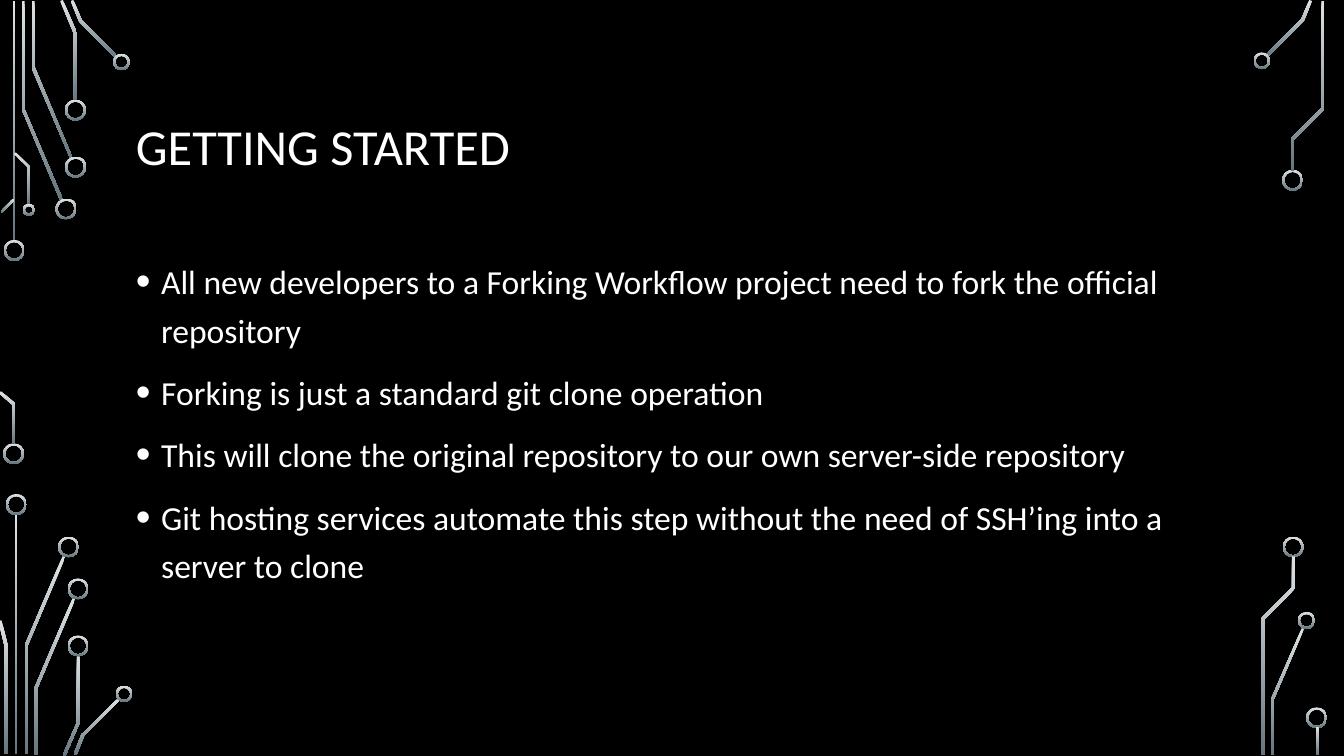
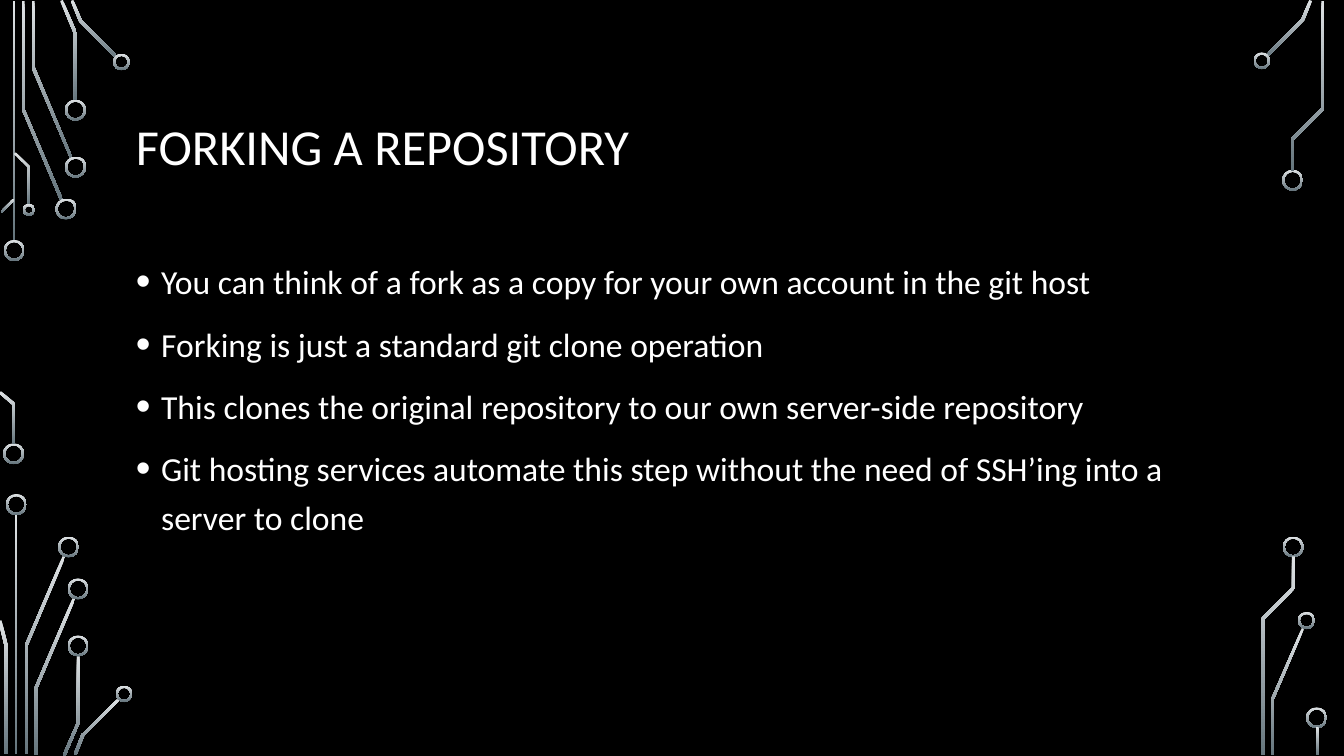
Before and after one commit to onideus/github-101-website, a slide deck: slide 20 of resources/Advanced github topics.pptx (slide 24 before the commit). Drawn at 1344x756 pixels with LibreOffice and Linux fonts; fonts in the diff are those of the drawing; background and template pictures are left out. Boxes give left, top, right and bottom in pixels: in the first picture for what was removed or moved away, otherwise in the second. Text is boxed around its words. In the diff, an @@ line names an element or a change of style, - is before the commit and + after.

```diff
--- a/resources/Advanced github topics.pptx
+++ b/resources/Advanced github topics.pptx
@@ title at (x1=136, y1=132, x2=629, y2=166): text changed @@
-GETTING STARTED
+FORKING A REPOSITORY
@@ text at (x1=161, y1=270, x2=1090, y2=300): text changed @@
-• All new developers to a Forking Workflow project need to fork the official repository
+• You can think of a fork as a copy for your own account in the git host
@@ text at (x1=161, y1=395, x2=1083, y2=425): text changed @@
-• This will clone the original repository to our own server-side repository
+• This clones the original repository to our own server-side repository
```
Also in this commit, not shown: 7 other slides changed, 8 slides removed, 1 other file.
